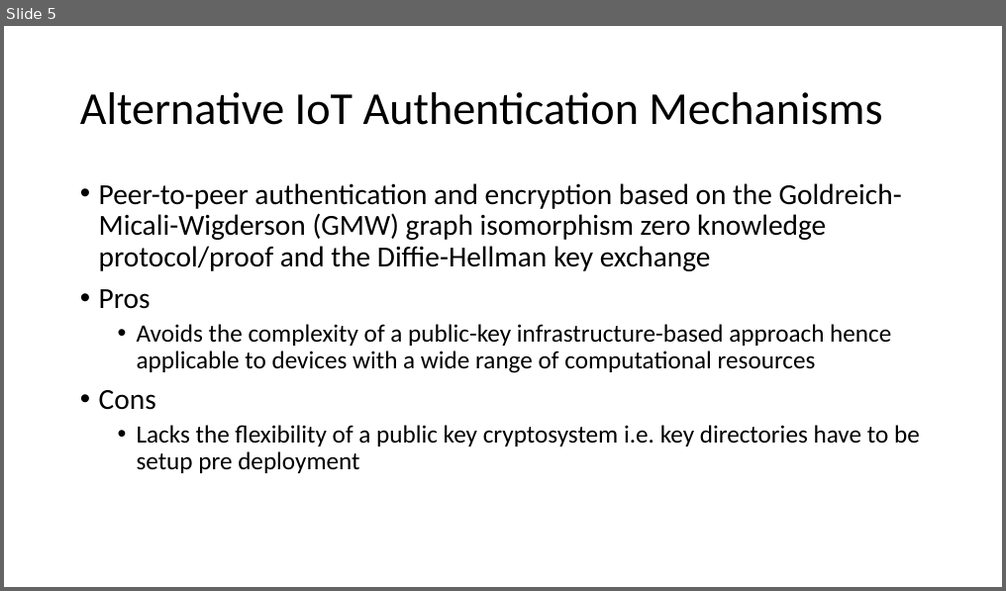
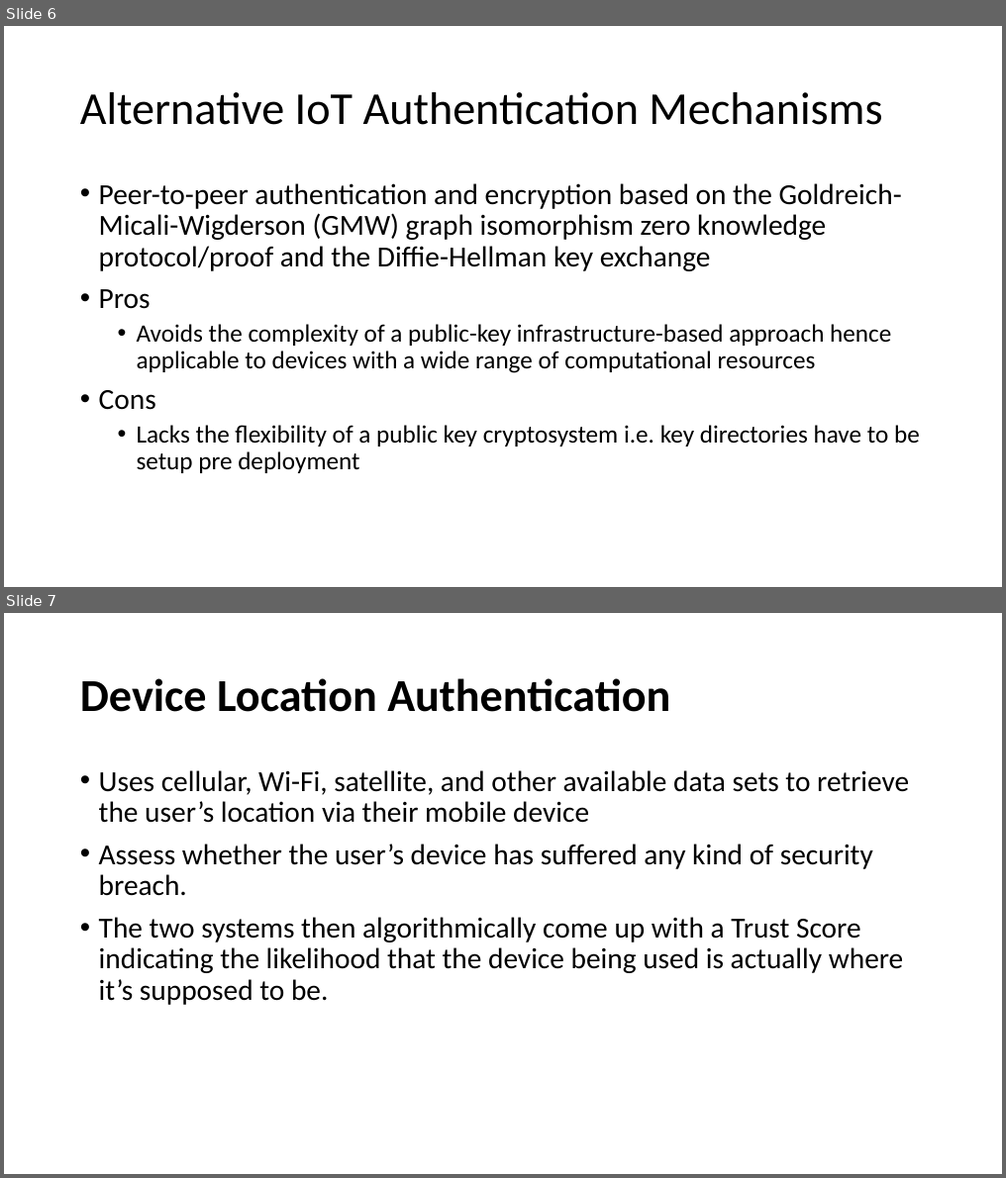
Before and after one commit to douglchoi/SecureSharing, a slide deck: Harshal-Mahangare-Survey-PPT/Authentication mechanisms for Internet of Things (IOT.pptx. Shown one above the other, each under a label of ours: slide 5 before the commit, slides 6 and 7 after it. The pictures are 1006x591 and 1006x1178 pixels, drawn with LibreOffice and Linux fonts; fonts in the diff are those of the drawing. Boxes give left, top, right and bottom in pixels: in the first picture for what was removed or moved away, otherwise in the second. Text is boxed around its words. In the diff, an @@ line names an element or a change of style, - is before the commit and + after.

```diff
--- a/Harshal-Mahangare-Survey-PPT/Authentication mechanisms for Internet of Things (IOT.pptx
+++ b/Harshal-Mahangare-Survey-PPT/Authentication mechanisms for Internet of Things (IOT.pptx
@@ slide 7 added at box(4, 613, 1002, 1174), background #FFFFFF @@
@@ title added at box(80, 678, 670, 712), 44 pt, text #000000, bold @@
+Device Location Authentication
@@ text added at box(99, 770, 909, 1005), 28 pt, text #000000 @@
+• Uses cellular, Wi-Fi, satellite, and other available data sets to retrieve the user’s location via their mobile device
+• Assess whether the user’s device has suffered any kind of security breach.
+• The two systems then algorithmically come up with a Trust Score indicating the likelihood that the device being used is actually where it’s supposed to be.
@@ what was slide 5 is now slide 6 @@
```
Also in this commit, not shown: 3 slides changed, 2 other slides added.
